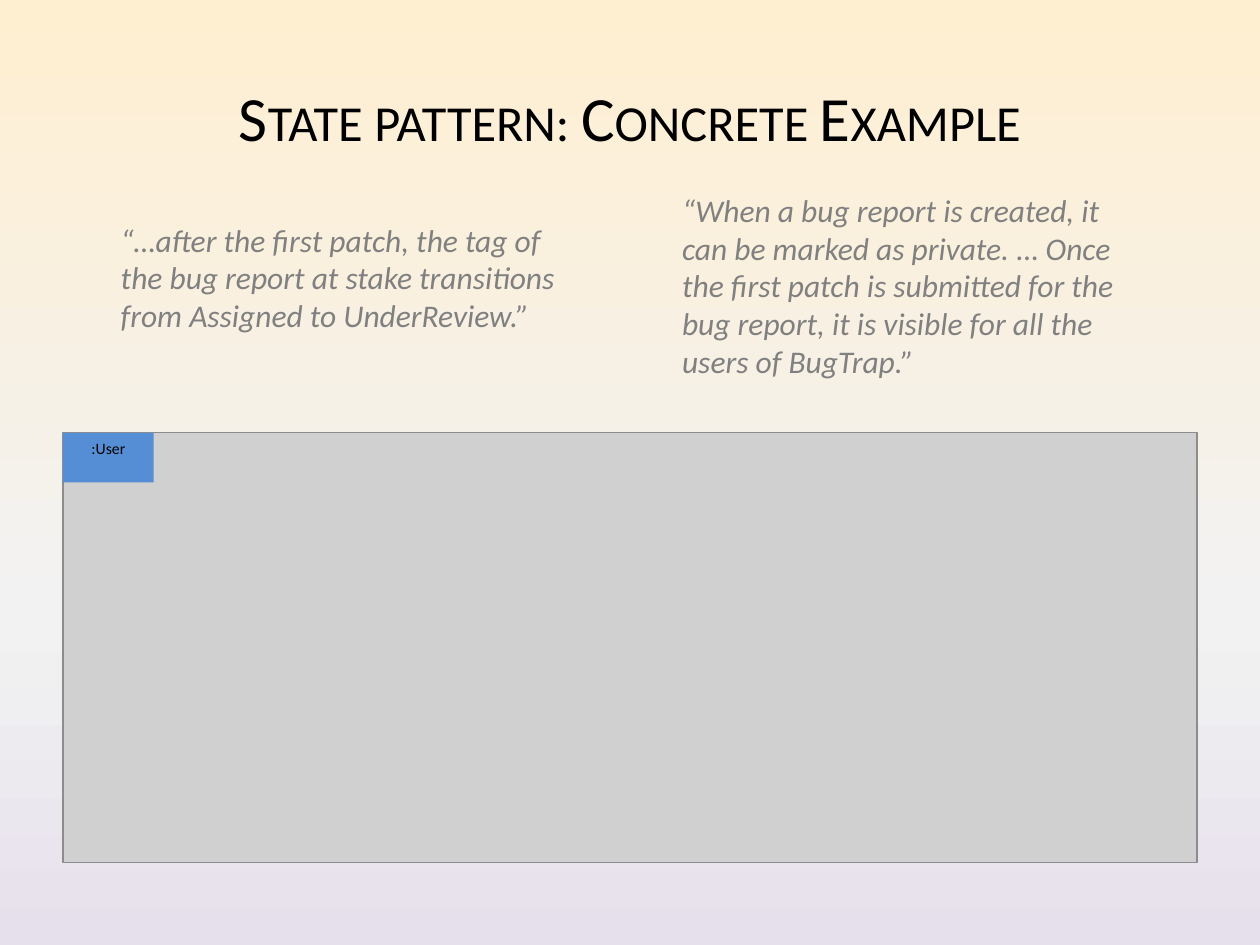
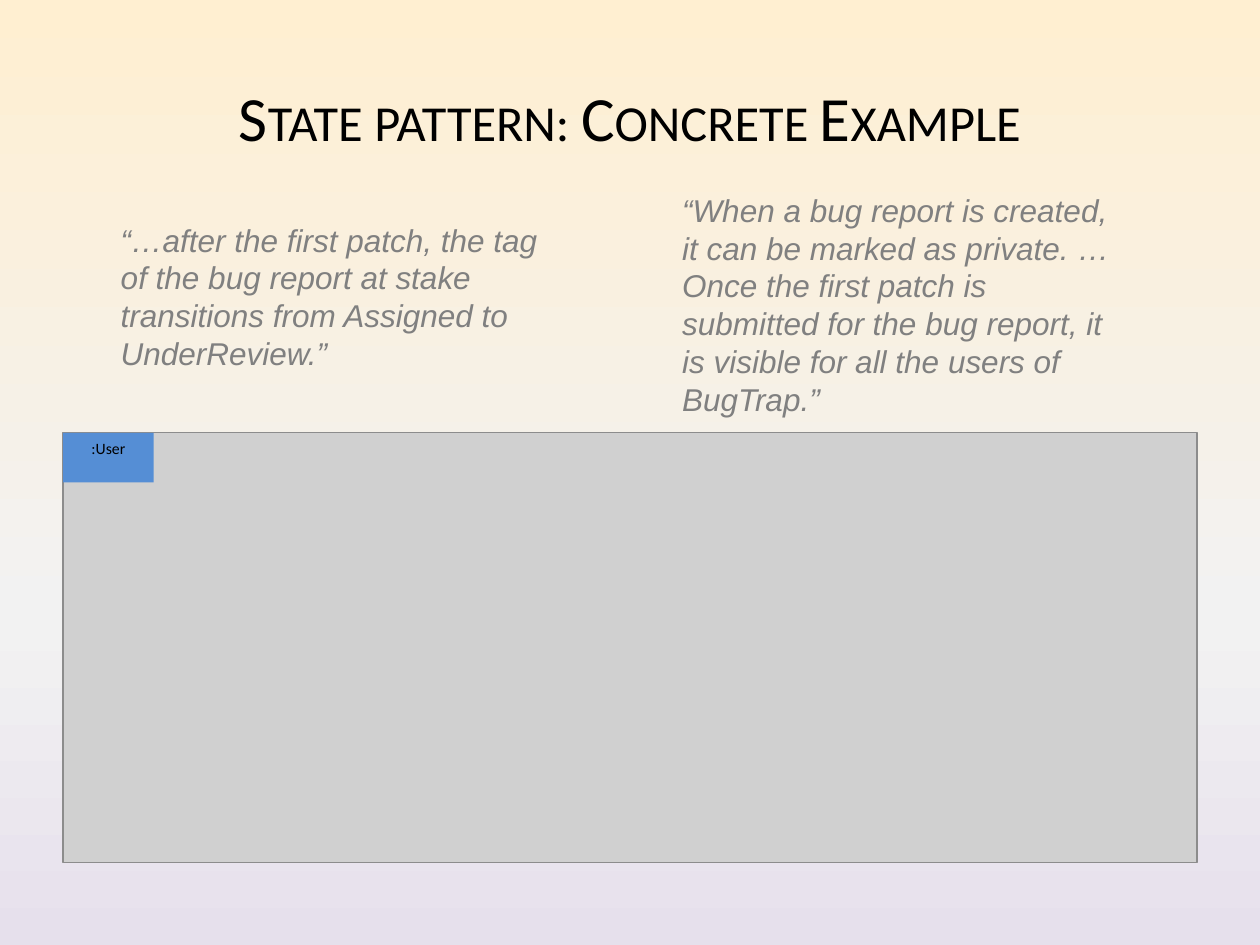
Before and after one commit to Nickelium/Software-Development, a slide deck: slide 10 of Presentaties/Iteratie 2/SWOP Presentatie 2 Inhoud.pptx. Drawn at 1260x945 pixels with LibreOffice and Linux fonts; fonts in the diff are those of the drawing; grey boxes stand for pictures. Boxes give left, top, right and bottom in pixels: in the first picture for what was removed or moved away, otherwise in the second. Text is boxed around its words. In the diff, an @@ line names an element or a change of style, - is before the commit and + after.

```diff
--- a/Presentaties/Iteratie 2/SWOP Presentatie 2 Inhoud.pptx
+++ b/Presentaties/Iteratie 2/SWOP Presentatie 2 Inhoud.pptx
@@ text "“When a bug report is ..." at [682, 199, 1107, 373]: font Calibri to Arial @@
@@ text "“…after the first patch, the ..." at [121, 229, 537, 333]: font Calibri to Arial @@
```
Also in this commit, not shown: 8 other slides changed.
